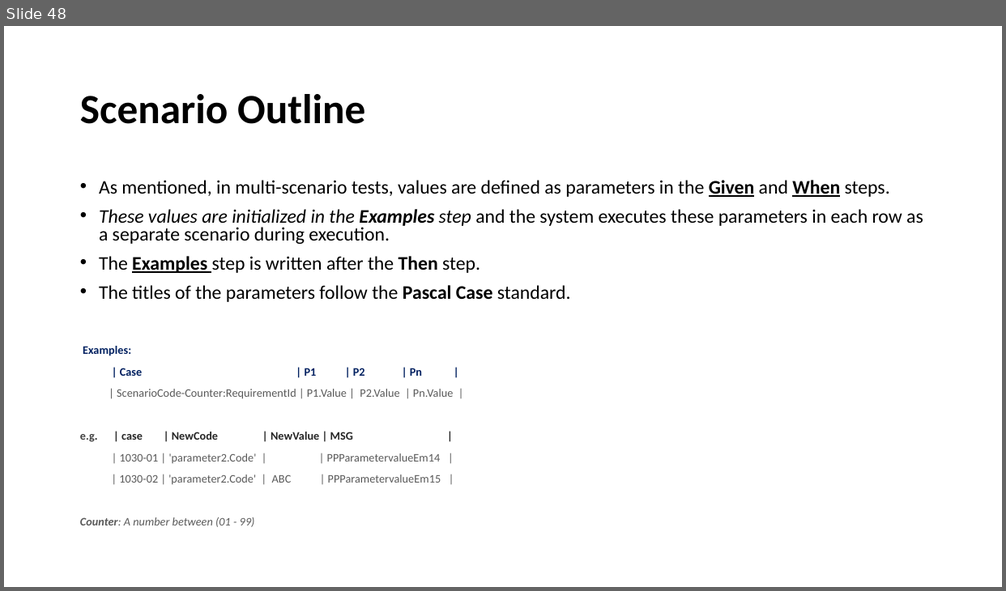
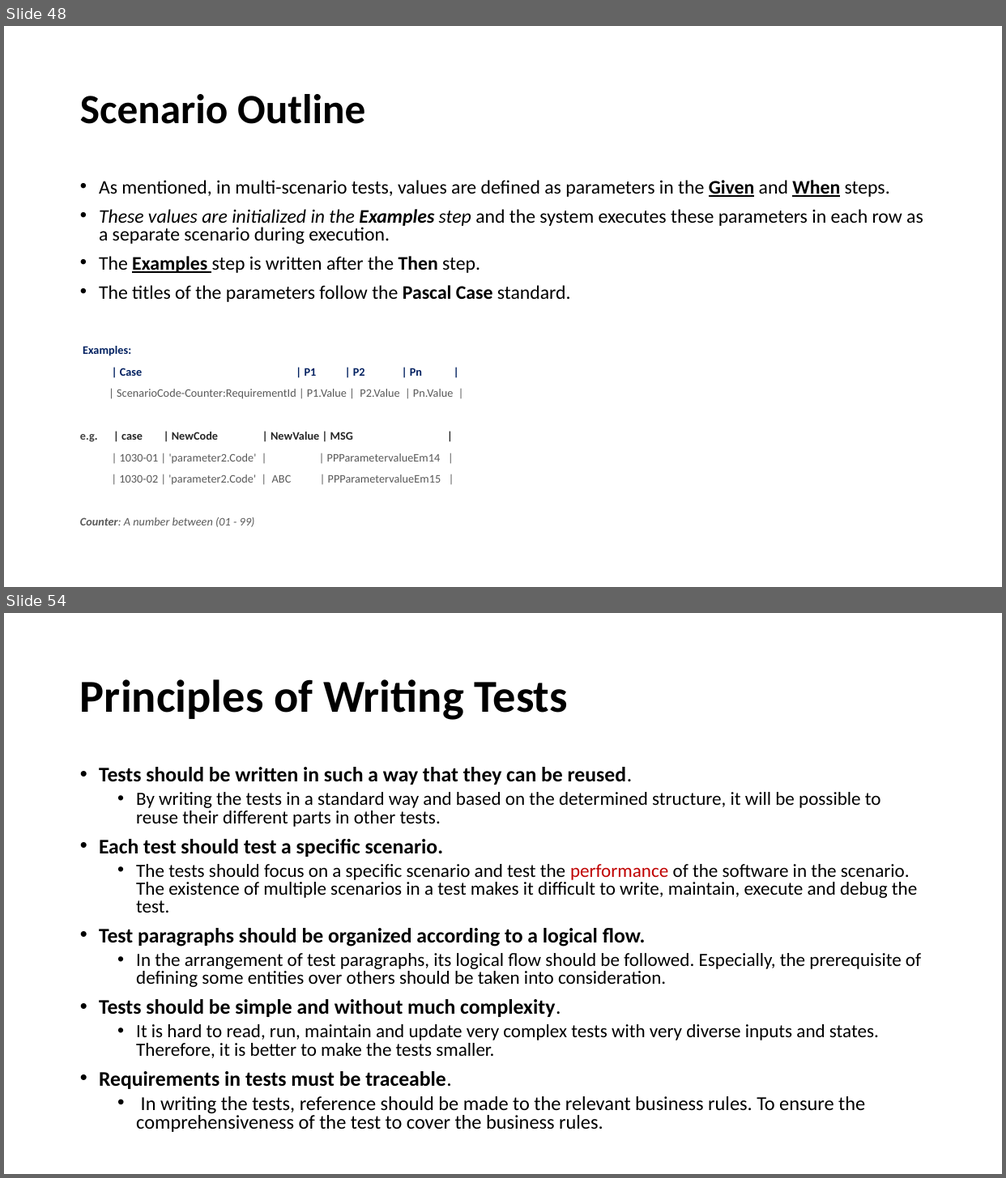
Before and after one commit to fmontazeri/Knowledeg, a slide deck: Gherkin.pptx. Shown one above the other, each under a label of ours: slide 48 before the commit, slides 48 and 54 after it; the slides between them are not shown. The pictures are 1006x591 and 1006x1178 pixels, drawn with LibreOffice and Linux fonts; fonts in the diff are those of the drawing. Boxes give left, top, right and bottom in pixels: in the first picture for what was removed or moved away, otherwise in the second. Text is boxed around its words. In the diff, an @@ line names an element or a change of style, - is before the commit and + after.

Commit message:
how to write scenarios

```diff
--- a/Gherkin.pptx
+++ b/Gherkin.pptx
@@ slide 54 added at (4, 613, 1002, 1174), background #FFFFFF @@
@@ title added at (80, 679, 568, 720), 44 pt, text #000000, bold @@
+Principles of Writing Tests
@@ text added at (99, 767, 921, 1132), 18 pt, text #000000 @@
+• Tests should be written in such a way that they can be reused.
+  • By writing the tests in a standard way and based on the determined structure, it will be possible to reuse their different parts in other tests.
+• Each test should test a specific scenario.
+  • The tests should focus on a specific scenario and test the performance of the software in the scenario. The existence of multiple scenarios in a test makes it difficult to write, maintain, execute and debug the test.
+• Test paragraphs should be organized according to a logical flow.
+  • In the arrangement of test paragraphs, its logical flow should be followed. Especially, the prerequisite of defining some entities over others should be taken into consideration.
+• Tests should be simple and without much complexity.
+  • It is hard to read, run, maintain and update very complex tests with very diverse inputs and states. Therefore, it is better to make the tests smaller.
+• Requirements in tests must be traceable.
+  • In writing the tests, reference should be made to the relevant business rules. To ensure the comprehensiveness of the test to cover the business rules.
```
Also in this commit, not shown: 2 slides changed, 4 other slides added.
